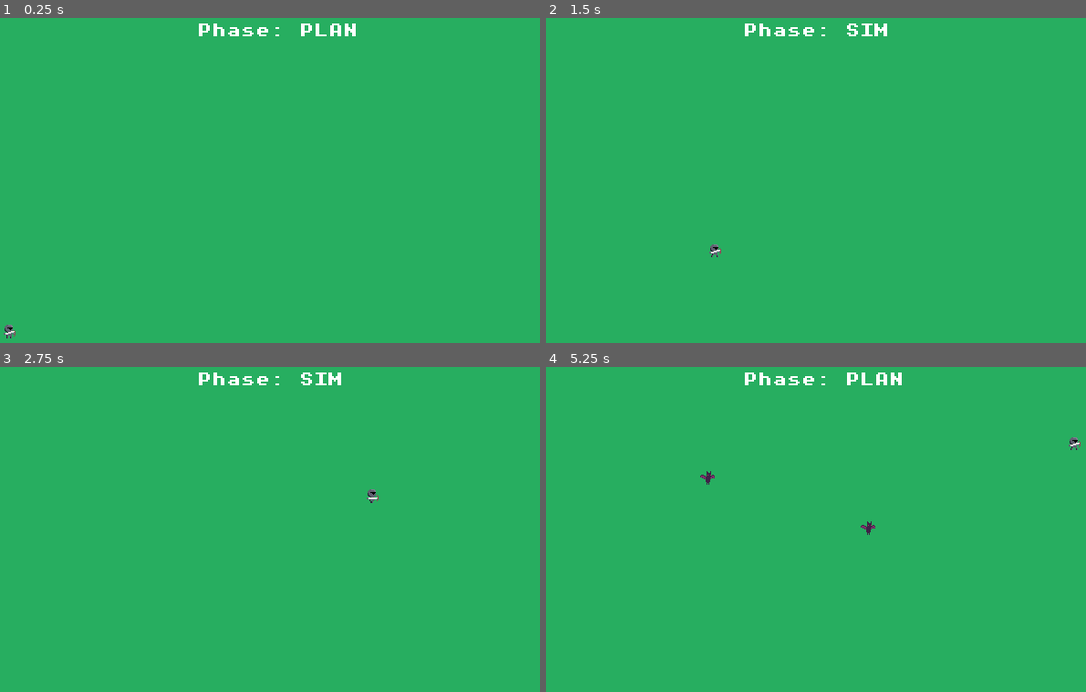
Above: before the commit, frames 1-4 (two rows, left to right).
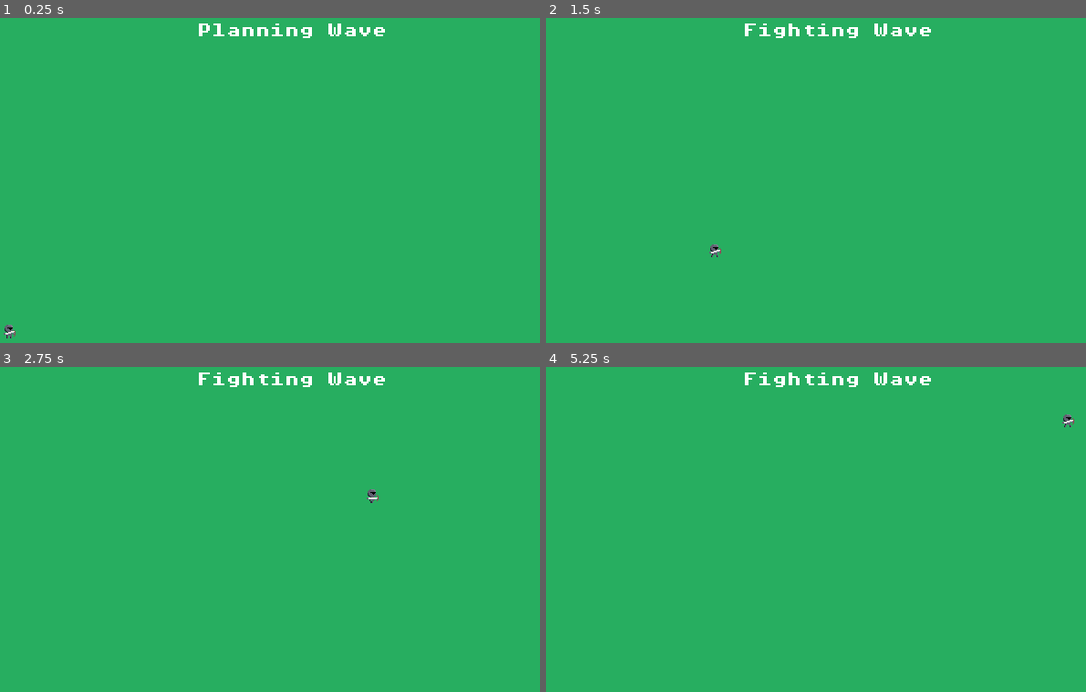
Above: after the commit, the same moments.

Repository: p-lorenzo/reversevs
Game: Godot game, scene res://scenes/world.tscn
The game is run twice, just before and just after one commit, with the same random seed, the same clock (stepped at 60 frames per second) and the same inputs.
Inputs (mouse positions are in pixels of both pictures, inside the frame that each line leads up to):
- Up to frame 1 (0.25 s): no input
- Up to frame 2 (1.5 s): tap Enter (ui_accept) at 0.5, 0.77 s; move the mouse to (967, 161) at 0.52 s; click (967, 161) at 0.67 s; move the mouse to (718, 193) at 1.27 s; click (718, 193) at 1.42 s
- Up to frame 3 (2.75 s): tap Enter (ui_accept) at 1.52, 2 s; move the mouse to (351, 454) at 2.02 s; click (351, 454) at 2.17 s
- Up to frame 4 (5.25 s): move the mouse to (810, 594) at 2.77 s; click (810, 594) at 2.92 s; tap Enter (ui_accept) at 3.02, 3.77, 4.52 s; move the mouse to (1010, 578) at 3.52 s; click (1010, 578) at 3.67 s; move the mouse to (664, 477) at 4.27 s; click (664, 477) at 4.42 s; move the mouse to (864, 526) at 5.02 s; click (864, 526) at 5.17 s

The runs differ from the first frame. In frame 1, 0.4% of the frame differs, in the area x 39-72%, y 1-7%; in frame 2, 0.5%; in frame 3, 0.5%; in frame 4, 0.7%, in the area x 28-99%, y 1-52%.

Commit message:
chore: improve phase label

Diff:
--- a/scripts/enemy.gd
+++ b/scripts/enemy.gd
@@ -88,12 +88,13 @@
 	return current_state
 
 func _perform_attack() -> void:
-	slash_particle.look_at(hero.global_position)
-	slash_particle.get_child(0).emitting = true
 	if is_instance_valid(hero):
-		var hc := hero.get_node_or_null("Health")
-		if hc and hc.has_method("take_damage"):
-			hc.take_damage(1)
+		slash_particle.look_at(hero.global_position)
+		slash_particle.get_child(0).emitting = true
+		if is_instance_valid(hero):
+			var hc := hero.get_node_or_null("Health")
+			if hc and hc.has_method("take_damage"):
+				hc.take_damage(1)
 	pass
 
 func _find_hero() -> void:
--- a/scripts/game.gd
+++ b/scripts/game.gd
@@ -1,9 +1,8 @@
 extends Node
 # niente class_name se l’Autoload si chiama già Game
 
-enum Phase { PLAN, SIM }
+enum Phase { PLAN, SIM, CASTLE_REACHED, HERO_DIED }
 signal phase_changed(new_phase: int)          # per aggiornare UI fase
-signal wave_ended(reason: String)             # "all_enemies_defeated" | "hero_dead" | "castle_reached"
 
 var phase: int = Phase.PLAN
 var hero: Node2D = null
@@ -14,9 +13,13 @@
 func get_phase_name(p: int = phase) -> String:
 	match p:
 		Phase.PLAN:
-			return "PLAN"
+			return "Planning Wave"
 		Phase.SIM:
-			return "SIM"
+			return "Fighting Wave"
+		Phase.CASTLE_REACHED:
+			return "Castle Reached!"
+		Phase.HERO_DIED:
+			return "Hero Died!"
 	return str(p)
 
 func _ready() -> void:
@@ -64,7 +67,6 @@
 		_end_simulation("all_enemies_defeated")
 
 func _end_simulation(reason: String) -> void:
-	wave_ended.emit(reason)
 	start_plan()
 
 func _refresh_hero() -> void:
@@ -77,10 +79,12 @@
 
 func _on_hero_died() -> void:
 	if phase == Phase.SIM:
-		_end_simulation("hero_dead")
+		phase = Phase.HERO_DIED
+		phase_changed.emit(phase)
 
 func _on_castle_body_entered(body: Node) -> void:
 	if phase != Phase.SIM:
 		return
 	if body == hero:
-		_end_simulation("castle_reached")
+		phase = Phase.CASTLE_REACHED
+		phase_changed.emit(phase)
--- a/scripts/phase_label.gd
+++ b/scripts/phase_label.gd
@@ -1,15 +1,9 @@
 extends Label
 
 func _ready() -> void:
-	text = "Phase: %s" % Game.get_phase_name()
+	text = Game.get_phase_name()
 	if not Game.phase_changed.is_connected(_on_phase_changed):
 		Game.phase_changed.connect(_on_phase_changed)
-	if not Game.wave_ended.is_connected(_on_wave_ended):
-		Game.wave_ended.connect(_on_wave_ended)
 
 func _on_phase_changed(new_phase: int) -> void:
-	text = "Phase: %s" % Game.get_phase_name(new_phase)
-
-func _on_wave_ended(reason: String) -> void:
-	# Facoltativo: mostra un esito a fine ondata
-	text = "Wave ended: %s" % reason
+	text = Game.get_phase_name(new_phase)
